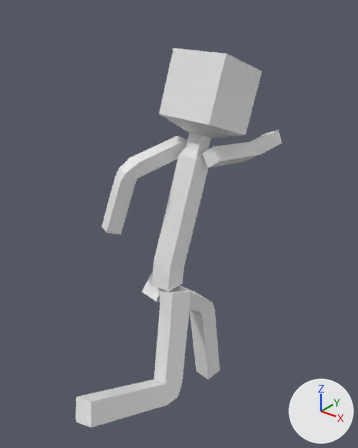
Two versions of the FBX model Assets/Blender/exports/player.fbx, one commit apart.
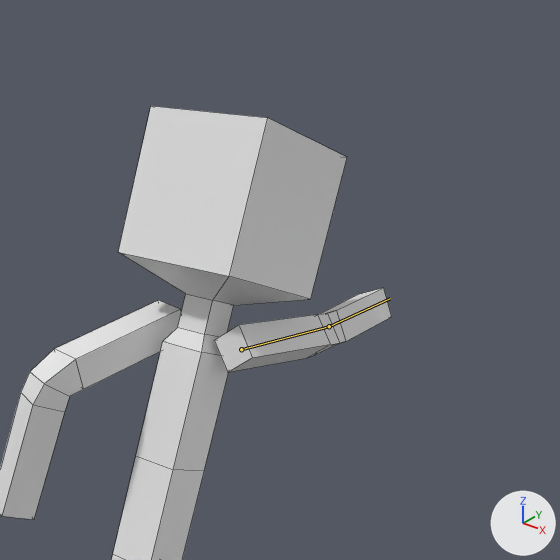
There are two pictures of each version: one whole from a 50 mm lens placed at (10.35, -12.25, 16.77), pointed at (-0.22, 0.96, 8.58), one close up on the part from 29% to 100% of the width and 0% to 56% of the height. Arrows for +X, +Y and +Z are at lower right; the lights stay in place. Both versions are drawn at frame 1 of the action 'Armature|Attacking'; the numbers are the values there. The bones that change are drawn over the model as lines in the close-ups. The close-ups show mesh edges as thin lines.

Objects in the first close-up: 'Arm.L', 'Arm.R', 'Body'.
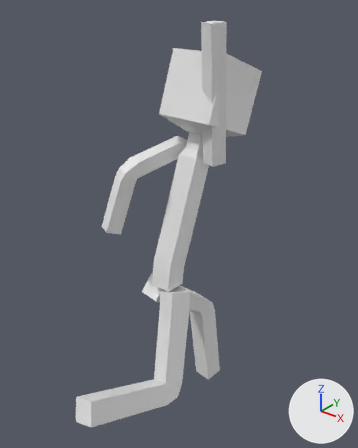
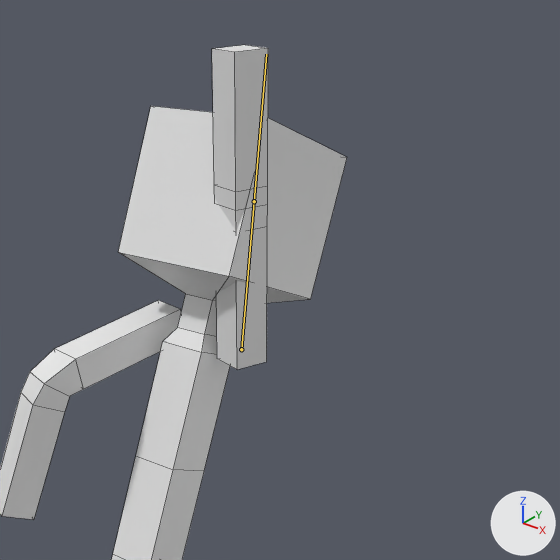
The change, as a list of edits to the scene's bpy script:
```text
Change bone_upper_arm_l:
    where bone_upper_arm_l = bpy.data.objects['Armature'].pose.bones['Upper arm.L']  # child of 'Chest'
    bone_upper_arm_l.rotation_quaternion: (0.153, 0.096, 0.724, 0.666) -> (0.707, 0.009, 0.006, -0.707)  # degrees (94, 5, 160) -> degrees (0, 1, -90)
Change bone_lower_arm_l:
    where bone_lower_arm_l = bpy.data.objects['Armature'].pose.bones['Lower arm.L']  # child of 'Upper arm.L'
    bone_lower_arm_l.rotation_quaternion: (0.988, -0.074, 0.132, -0.025) -> (1.0, 0.0, 0.0, 0.0)  # degrees (-9, 15, -4) -> degrees (0, 0, 0)
```

Location of each change, (x1, y1, x2, y2) in pixels of the close-ups (560 x 560 px):
'Arm.R', posed (68% narrower, 284% taller)
    before: (214, 288, 392, 372)
    after: (212, 45, 268, 370)
bone 'Upper arm.L', root to tip
    before: (241, 349) to (329, 326)
    after: (241, 349) to (254, 201)
bone 'Lower arm.L', root to tip
    before: (329, 326) to (390, 298)
    after: (254, 201) to (266, 54)
